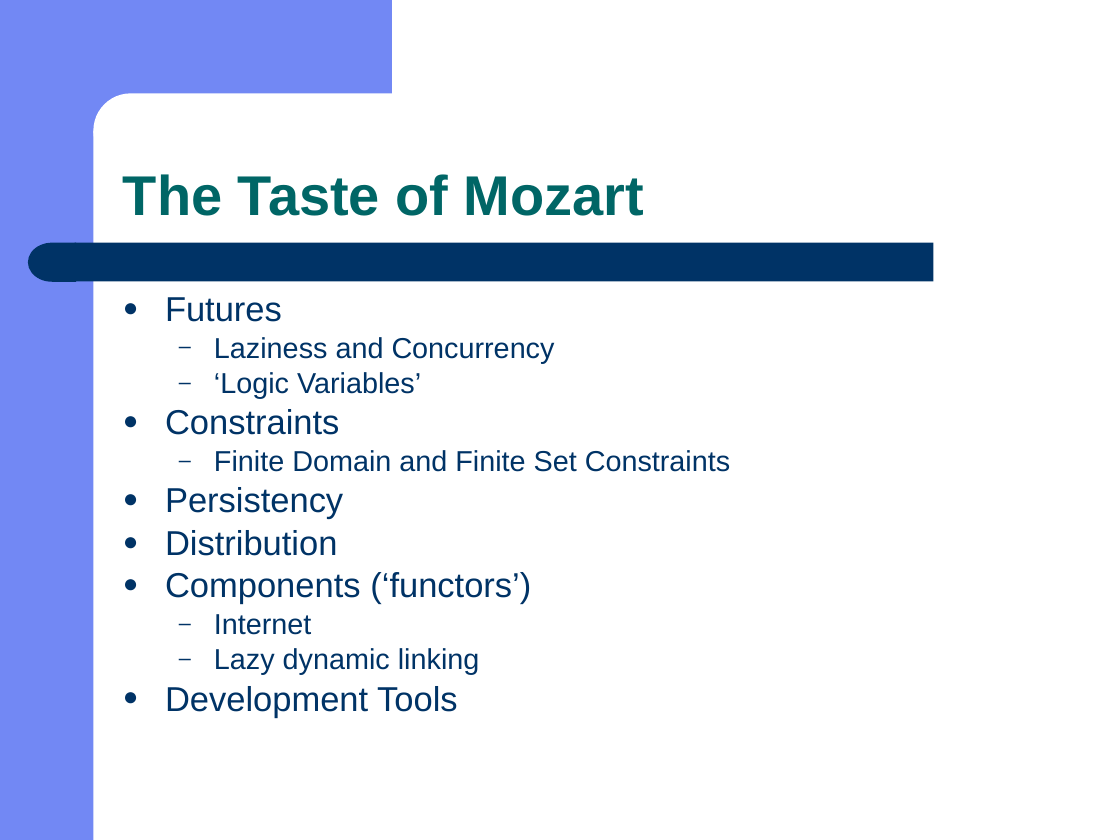
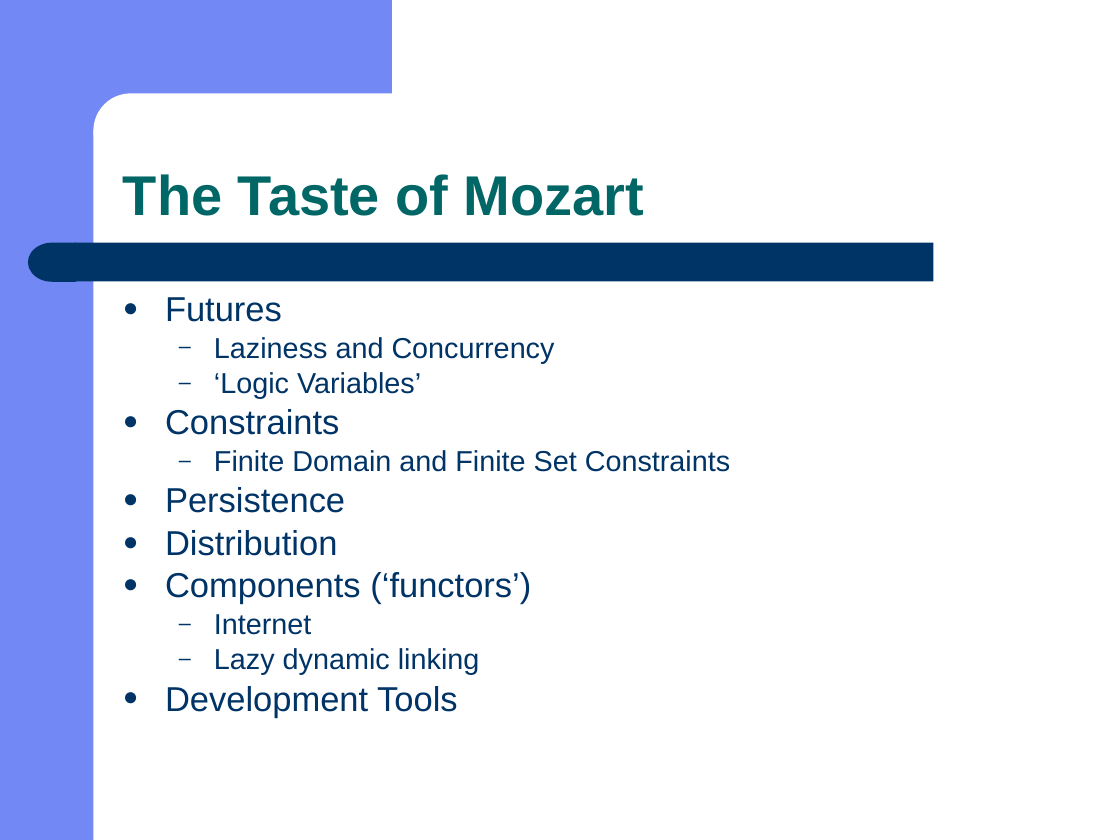
Before and after one commit to doublec/aliceml-abandoned, a slide deck: slide 6 of doc/presentations/C-Tag 2001 Alice.ppt. Drawn at 1120x840 pixels with LibreOffice and Linux fonts; fonts in the diff are those of the drawing. Boxes give left, top, right and bottom in pixels: in the first picture for what was removed or moved away, otherwise in the second. Text is boxed around its words. In the diff, an @@ line names an element or a change of style, - is before the commit and + after.

```diff
--- a/doc/presentations/C-Tag 2001 Alice.ppt
+++ b/doc/presentations/C-Tag 2001 Alice.ppt
@@ text at (165, 487, 345, 513): text changed @@
-● Persistency
+● Persistence
```
Also in this commit, not shown: 3 other slides changed, 1 slide added.
